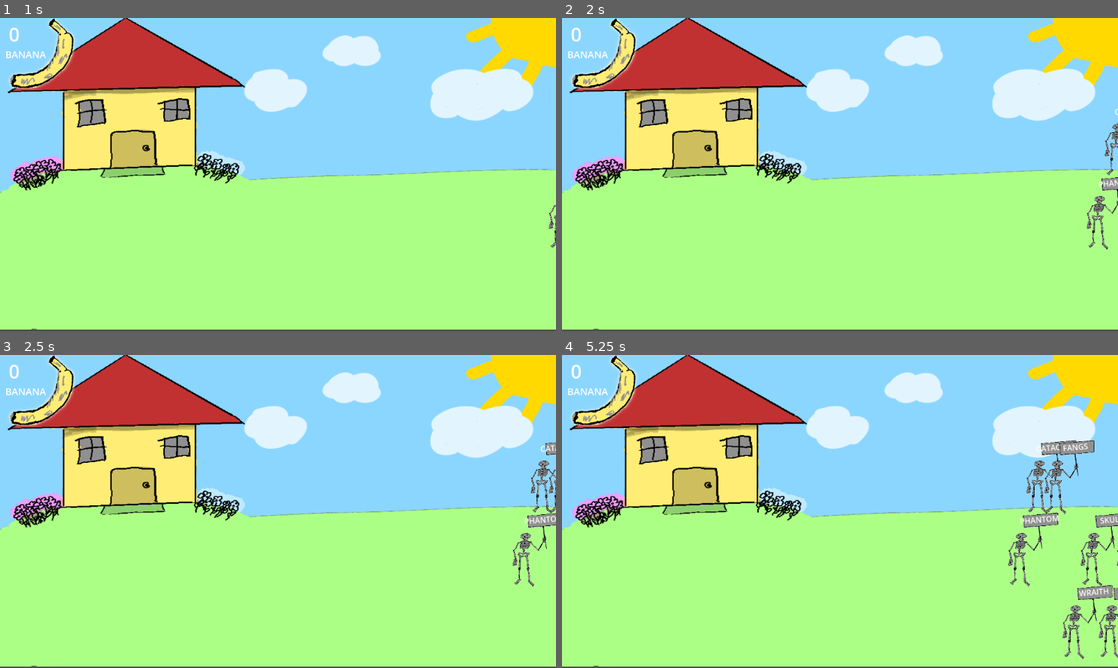
Above: before the commit, frames 1-4 (two rows, left to right).
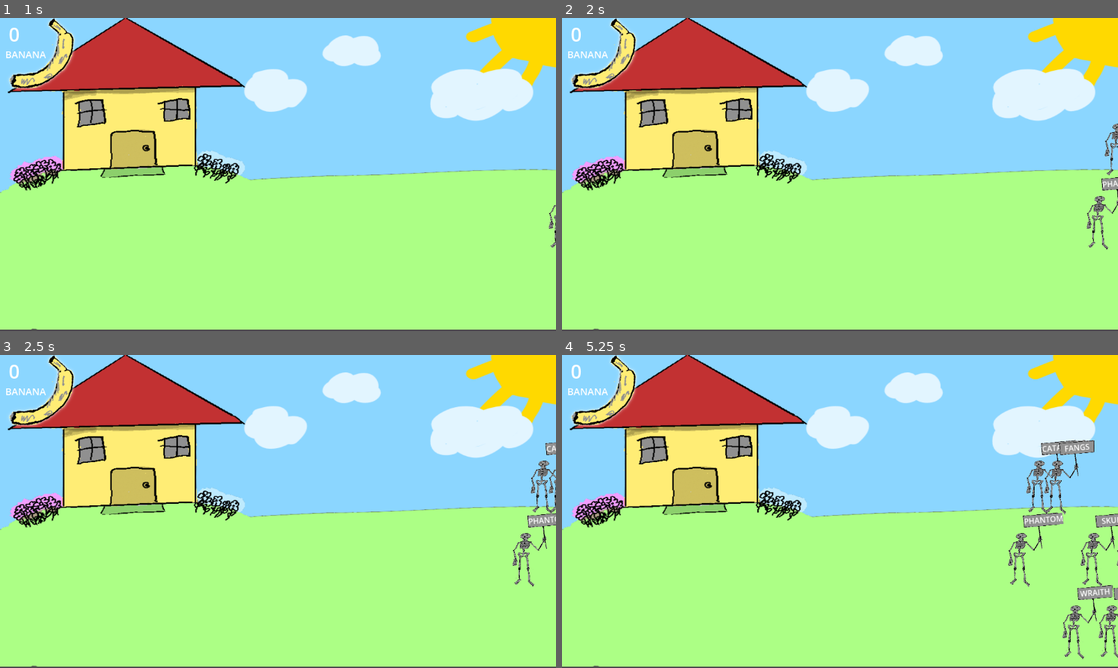
Above: after the commit, the same moments.

Repository: D0V4HKIIN/monkey-vs-zombies
Game: Godot game, scene res://main.tscn
Same seed, same stepped clock (60 frames per second), same inputs: the game is played once before the commit and once after it.
Inputs:
- Up to frame 1 (1 s): tap Enter at 0.5 s; tap Z (zombie) at 0.6 s
- Up to frame 2 (2 s): tap Z (zombie) at 1.35 s
- Up to frame 3 (2.5 s): tap Z (zombie) at 2.1 s
- Up to frame 4 (5.25 s): tap Z (zombie) every 0.75 s from 2.85 to 5.1 s

Frame 1 is identical in both runs. In frame 2, less than 0.1% of the frame differs, in the area x 96-100%, y 29-55%; in frame 3, 0.1%; in frame 4, 0.4%, in the area x 82-100%, y 27-79%.

Commit message:
larger sign to fit larger words

Diff:
--- a/sign_text.gd
+++ b/sign_text.gd
@@ -19,6 +19,8 @@
 
 func _ready():
 	text = random_word()
+	%ColorRect.size[0] = 10
+	%ColorRect.size[0] *= text.length()
 	super()
 
 func do_keyword():
--- a/zombie.tscn
+++ b/zombie.tscn
@@ -1,8 +1,9 @@
-[gd_scene load_steps=4 format=3 uid="uid://dn5rgd580lkxv"]
+[gd_scene load_steps=5 format=3 uid="uid://dn5rgd580lkxv"]
 
 [ext_resource type="Texture2D" uid="uid://cidkjmk8qotvk" path="res://skeleton.png" id="1_euv0w"]
 [ext_resource type="Script" path="res://zombie.gd" id="1_mfn0r"]
 [ext_resource type="Script" path="res://sign_text.gd" id="3_yw361"]
+[ext_resource type="Texture2D" uid="uid://b6wed3pfqc4r0" path="res://sign.png" id="4_r7qyq"]
 
 [node name="zombie" type="Node2D"]
 script = ExtResource("1_mfn0r")
@@ -12,12 +13,27 @@
 scale = Vector2(0.193815, 0.194236)
 texture = ExtResource("1_euv0w")
 
+[node name="ColorRect" type="ColorRect" parent="."]
+unique_name_in_owner = true
+offset_left = -2.0
+offset_top = -67.0
+offset_right = 50.0
+offset_bottom = -44.0
+rotation = -0.0872665
+color = Color(0.564706, 0.564706, 0.564706, 1)
+
 [node name="SignText" type="RichTextLabel" parent="."]
-offset_left = -93.0
-offset_top = -61.0
-offset_right = 133.0
-offset_bottom = -1.0
+offset_left = -13.0
+offset_top = -67.0
+offset_right = 58.0
+offset_bottom = -44.0
 rotation = -0.0872665
 bbcode_enabled = true
 text = "BRAIN"
+fit_content = true
+autowrap_mode = 0
 script = ExtResource("3_yw361")
+
+[node name="Sign" type="Sprite2D" parent="."]
+visible = false
+texture = ExtResource("4_r7qyq")
Not shown, added: IMG_20241130_125007840.jpg.import
Not shown, added: kodapa.png.import
Binary file added: sign.png
Not shown, added: sign.png.import
